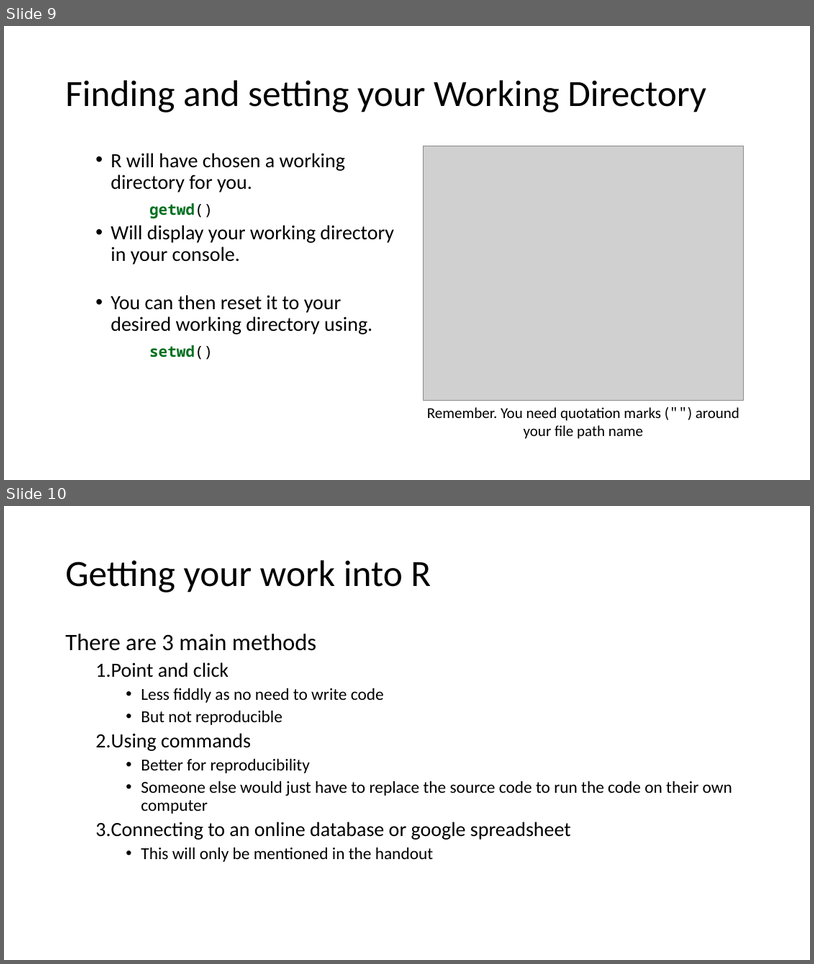
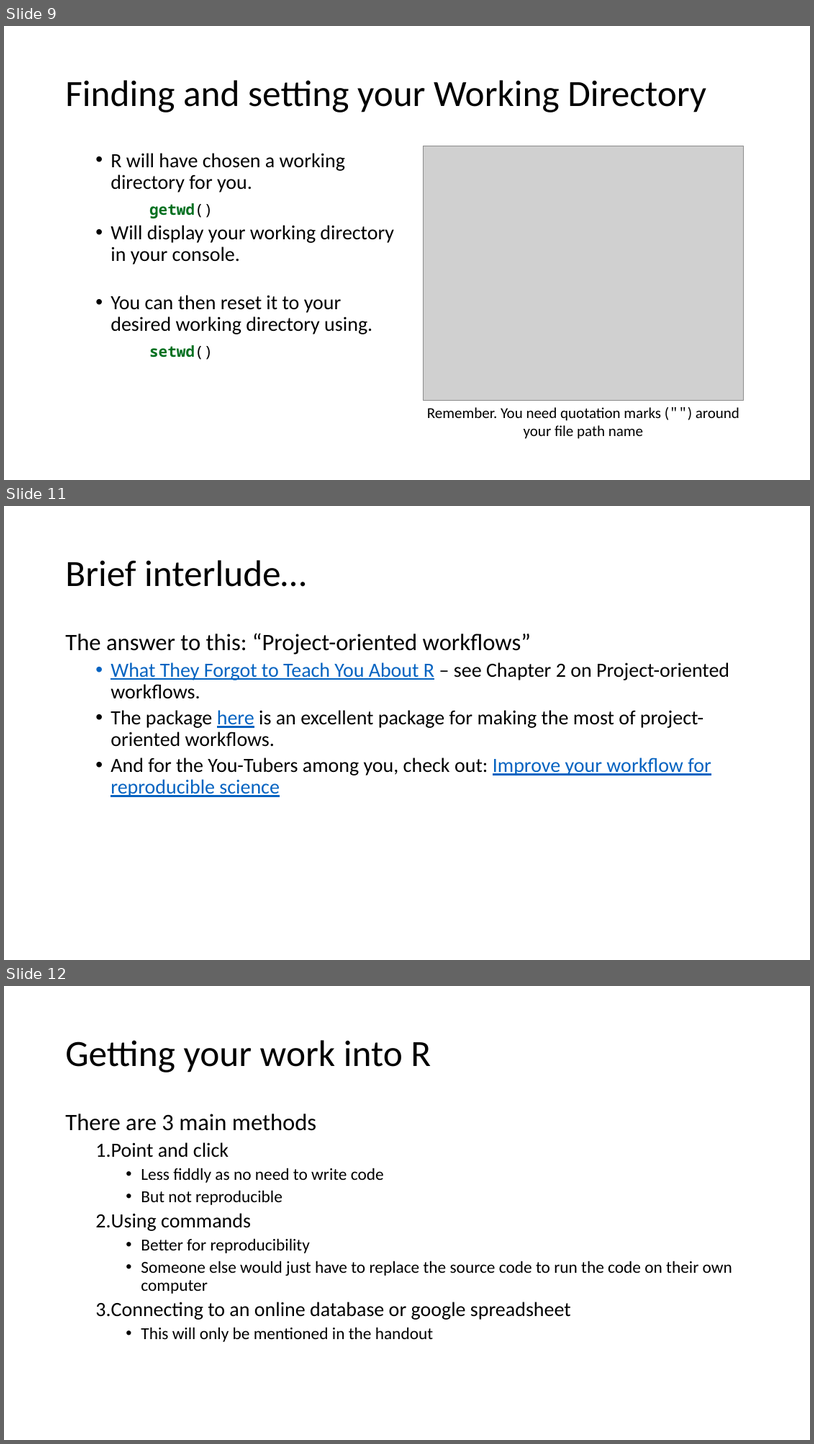
Before and after one commit to ClinicianCoders/ClinicianCoders, a slide deck: Workshops/Workshop3.pptx. Shown one above the other, each under a label of ours: slides 9 and 10 before the commit, slides 9, 11 and 12 after it; the slides between them are not shown. The pictures are 814x964 and 814x1444 pixels, drawn with LibreOffice and Linux fonts; fonts in the diff are those of the drawing; grey boxes stand for pictures. Boxes give left, top, right and bottom in pixels: in the first picture for what was removed or moved away, otherwise in the second. Text is boxed around its words. In the diff, an @@ line names an element or a change of style, - is before the commit and + after.

Commit message:
Add brief intro to concept of project-oriented workflows

```diff
--- a/Workshops/Workshop3.pptx
+++ b/Workshops/Workshop3.pptx
@@ slide 11 added at <box>4,506,810,960</box>, background #FFFFFF @@
@@ title added at <box>65,560,306,587</box>, 44 pt, text #000000 @@
+Brief interlude…
@@ text added at <box>65,633,730,797</box>, 24 pt, text #000000 @@
+The answer to this: “Project-oriented workflows”
+  • What They Forgot to Teach You About R – see Chapter 2 on Project-oriented workflows.
+  • The package here is an excellent package for making the most of project-oriented workflows.
+  • And for the You-Tubers among you, check out: Improve your workflow for reproducible science
@@ what was slide 10 is now slide 12 @@
```
Also in this commit, not shown: 1 other slide added, 3 other files.
